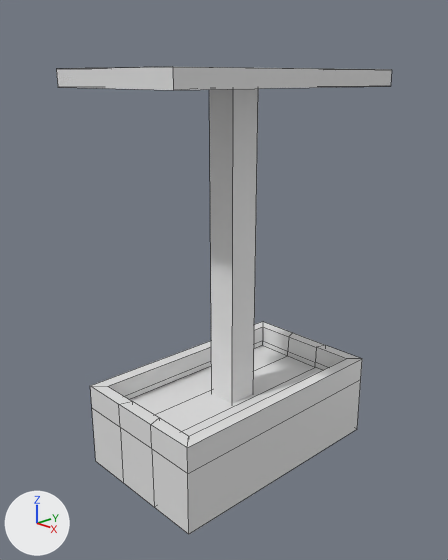
What one commit did to the Blender file Unity/WatcherUnity/Assets/Blender Objects/Files/ScissorLift.blend.
Before and after are seen from a 50 mm lens placed at (3.38, -3.28, 3.05), pointed at (-0.02, -0.08, 1.52). Arrows for +X, +Y and +Z are at lower left; the lights stay in place. Mesh edges are drawn as thin lines.

The first picture shows 'Base', 'Top'.
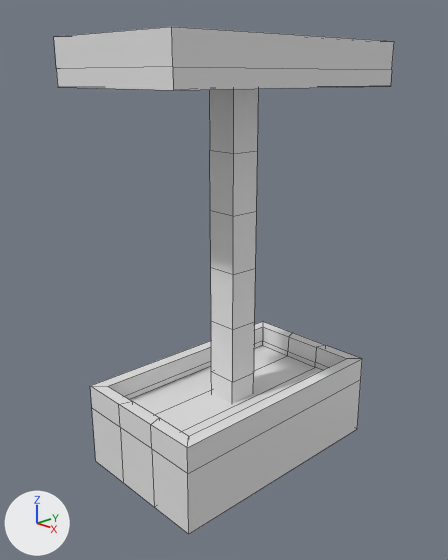
Changed parts and their boxes [x1, y1, x2, y2] in the pictures (448 x 560 px):
'Top', reshaped (12% taller)
    before: [57, 67, 392, 403]
    after: [54, 27, 394, 403]
part 1 of me_cube_001, built on
    after: [54, 27, 394, 70]
part 2 of me_cube_001, built on
    both: [209, 89, 258, 403]

Patch to the scene script:
```diff
--- a/Unity/WatcherUnity/Assets/Blender Objects/Files/ScissorLift.blend.py
+++ b/Unity/WatcherUnity/Assets/Blender Objects/Files/ScissorLift.blend.py
@@ mat_highlights @@
+mat_highlights = principled_material('Highlights')
+mat_highlights.base_color = (0.8, 0.8, 0.8)  # white #e7e7e7
@@ me_cube_001 @@
 # used by ob_top; location = (0.0, 0.02, 1.0)
-me_cube_001.from_pydata(...)  # 20 vertices, 18 faces; spans x -0.62..0.62, y -1.08..1.04, z -0.76..2.1
+me_cube_001.from_pydata(...)  # 48 vertices, 46 faces; spans x -0.62..0.62, y -1.08..1.04, z -0.76..2.3
+# me_cube_001 part 1
+# 3 faces are deleted
+# 8 new vertices lie (0.0, 0.0, 0.2) away from vertices in x -0.62..0.62, y -1.08..1.04, z 2.1
+# 9 new faces join them, mat_material (white #e7e7e7)
+# 2 new faces join them, mat_highlights (white #e7e7e7)
+# me_cube_001 part 2
+# 4 faces are deleted
+# 20 vertices are added at x -0.12..0.12, y -0.15..0.1, z -0.3..1.52
+# 12 new faces join them, mat_highlights (white #e7e7e7)
+# 12 new faces join them, mat_material (white #e7e7e7)
 me_cube_001.materials.append(mat_material)
+me_cube_001.materials.append(mat_highlights)  # white #e7e7e7
```
